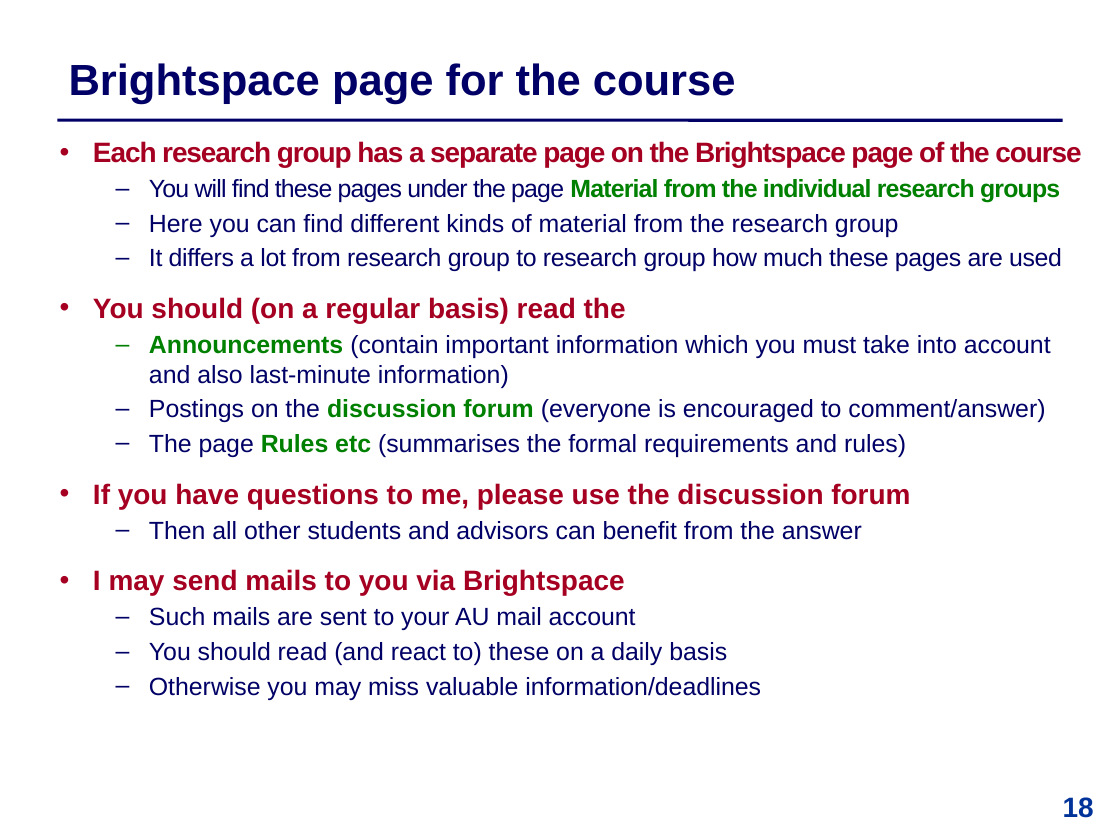
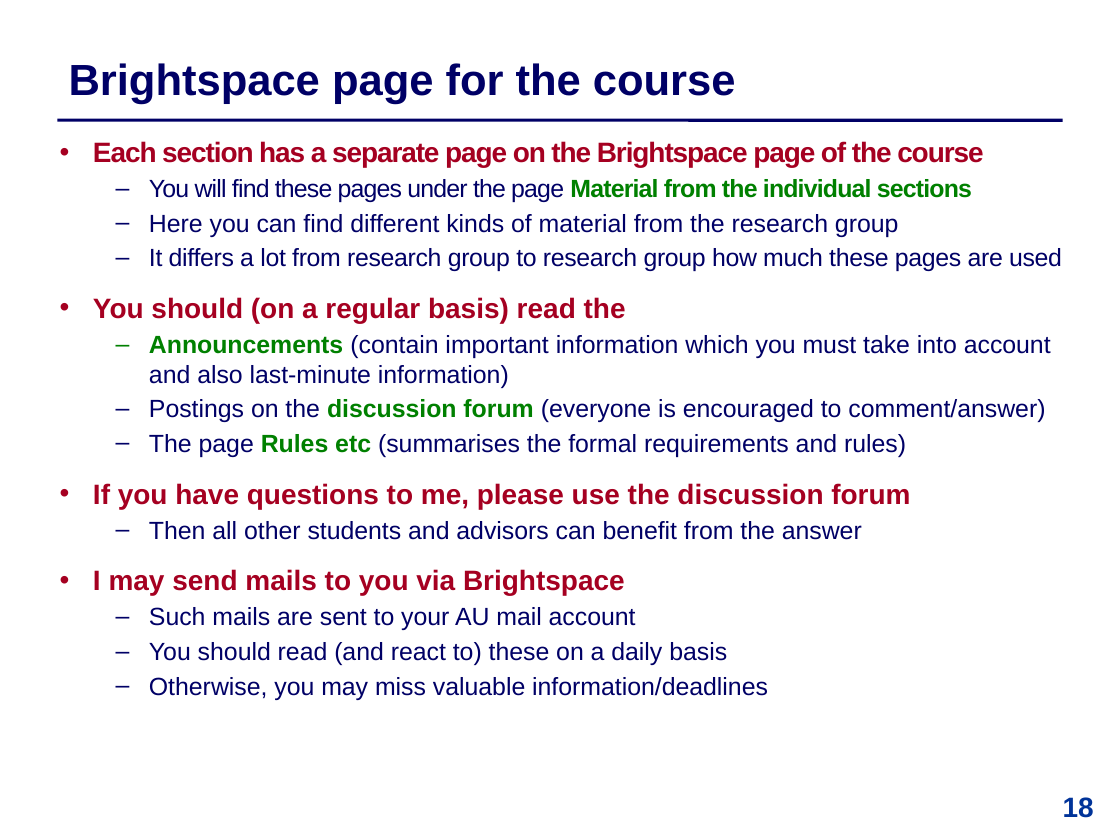
Before and after one commit to IntProgAU/Materiale, a slide deck: slide 18 of web/b26/1 Bachelor Contract .pptx. Drawn at 1120x840 pixels with LibreOffice and Linux fonts; fonts in the diff are those of the drawing. Boxes give left, top, right and bottom in pixels: in the first picture for what was removed or moved away, otherwise in the second. Text is boxed around its words. In the diff, an @@ line names an element or a change of style, - is before the commit and + after.

```diff
--- a/web/b26/1 Bachelor Contract .pptx
+++ b/web/b26/1 Bachelor Contract .pptx
@@ text at (93, 141, 983, 202): text changed @@
-  • Each research group has a separate page on the Brightspace page of the course
-  – You will find these pages under the page Material from the individual research groups
+  • Each section has a separate page on the Brightspace page of the course
+  – You will find these pages under the page Material from the individual sections
@@ text at (149, 677, 768, 700): text changed @@
-  – Otherwise you may miss valuable information/deadlines
+  – Otherwise, you may miss valuable information/deadlines
```
Also in this commit, not shown: 3 other slides changed.
